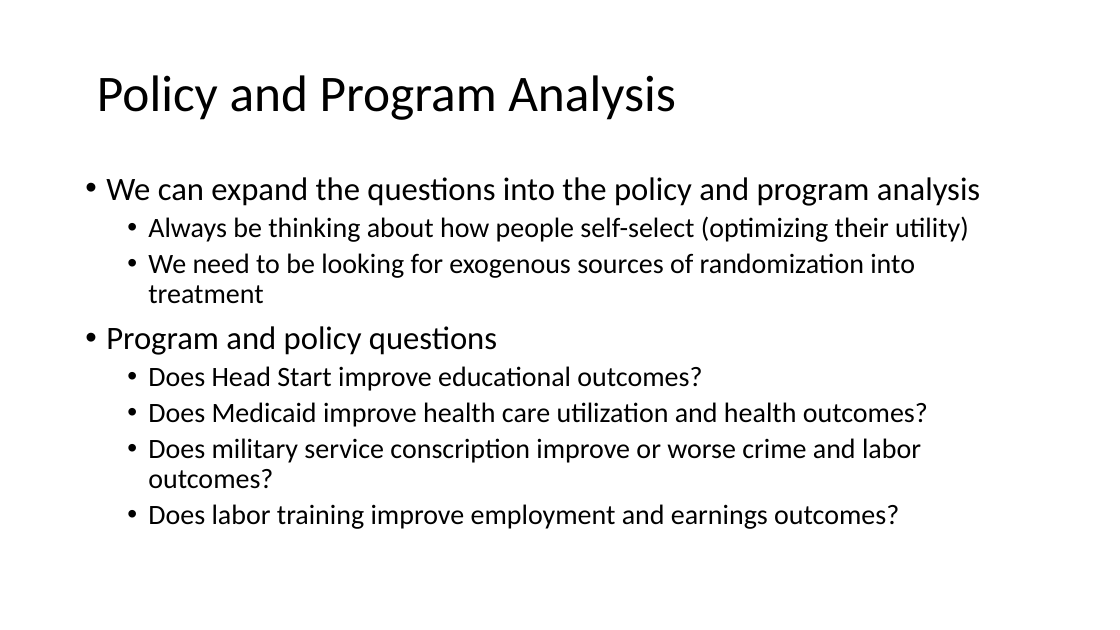
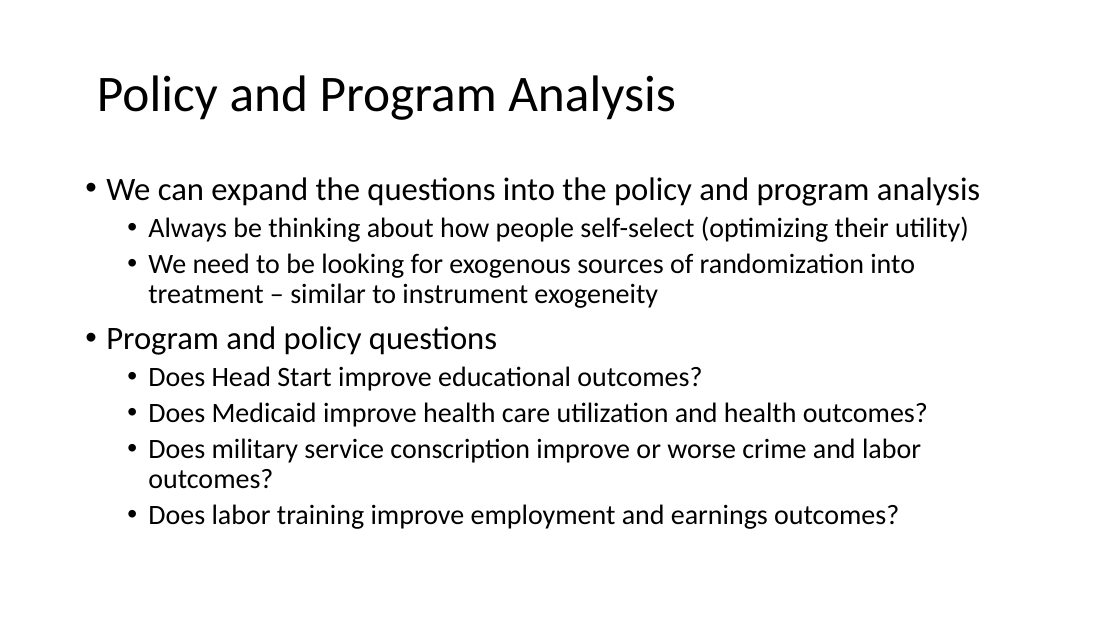
Before and after one commit to rowesamuel/Econ645, a slide deck: slide 19 of Slides/Week_5_Natural_Exp_DD.pptx (slide 18 before the commit). Drawn at 1120x630 pixels with LibreOffice and Linux fonts; fonts in the diff are those of the drawing. Boxes give left, top, right and bottom in pixels: in the first picture for what was removed or moved away, otherwise in the second. Text is boxed around its words. In the diff, an @@ line names an element or a change of style, - is before the commit and + after.

```diff
--- a/Slides/Week_5_Natural_Exp_DD.pptx
+++ b/Slides/Week_5_Natural_Exp_DD.pptx
@@ text at bbox=[148, 253, 915, 308]: text changed @@
-  • We need to be looking for exogenous sources of randomization into treatment
+  • We need to be looking for exogenous sources of randomization into treatment – similar to instrument exogeneity
```
Also in this commit, not shown: 8 other slides changed, 1 slide added, 3 other files.
